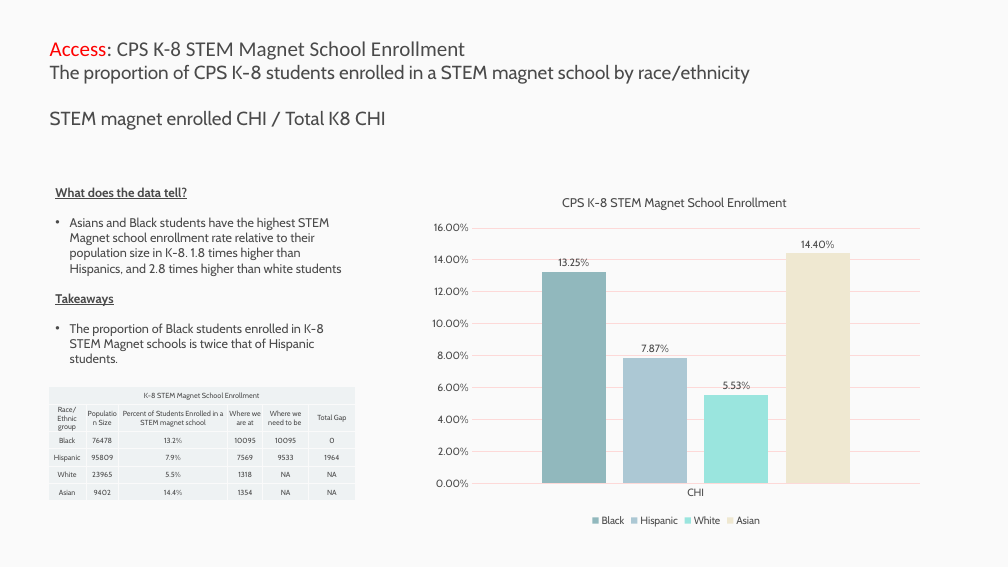
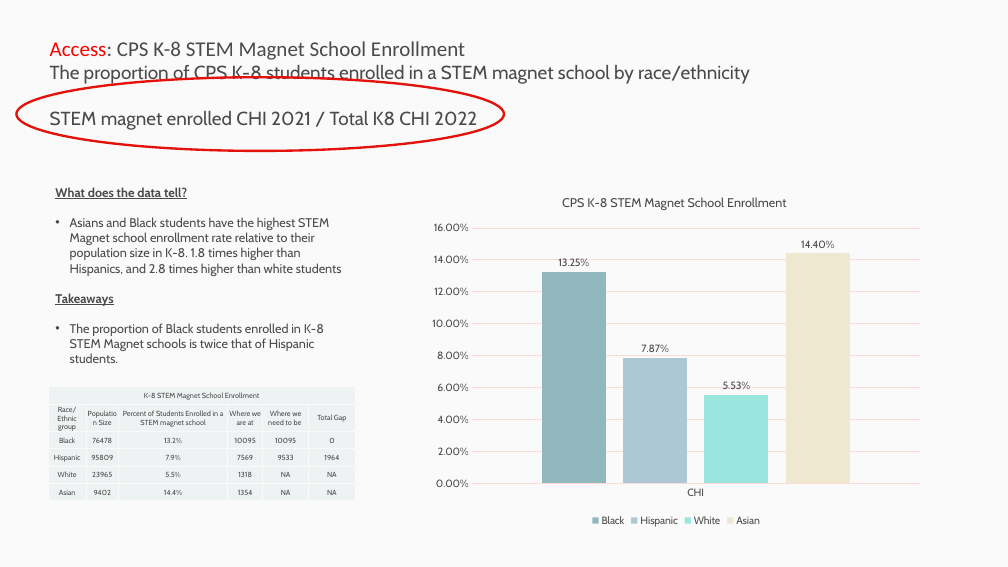
Before and after one commit to p33chicago/P33-DEI-dashboard-project, a slide deck: slide 9 of docs/Deep diving plots.pptx (slide 8 before the commit). Drawn at 1008x567 pixels with LibreOffice and Linux fonts; fonts in the diff are those of the drawing. Boxes give left, top, right and bottom in pixels: in the first picture for what was removed or moved away, otherwise in the second. Text is boxed around its words. In the diff, an @@ line names an element or a change of style, - is before the commit and + after.

```diff
--- a/docs/Deep diving plots.pptx
+++ b/docs/Deep diving plots.pptx
@@ ellipse added at (17,77,504,151), outline #E3120B 2.25 pt @@
@@ text at (50,111,477,130): text changed @@
-STEM magnet enrolled CHI / Total K8 CHI
+STEM magnet enrolled CHI 2021 / Total K8 CHI 2022
```
Also in this commit, not shown: 8 other slides changed, 4 other files.
